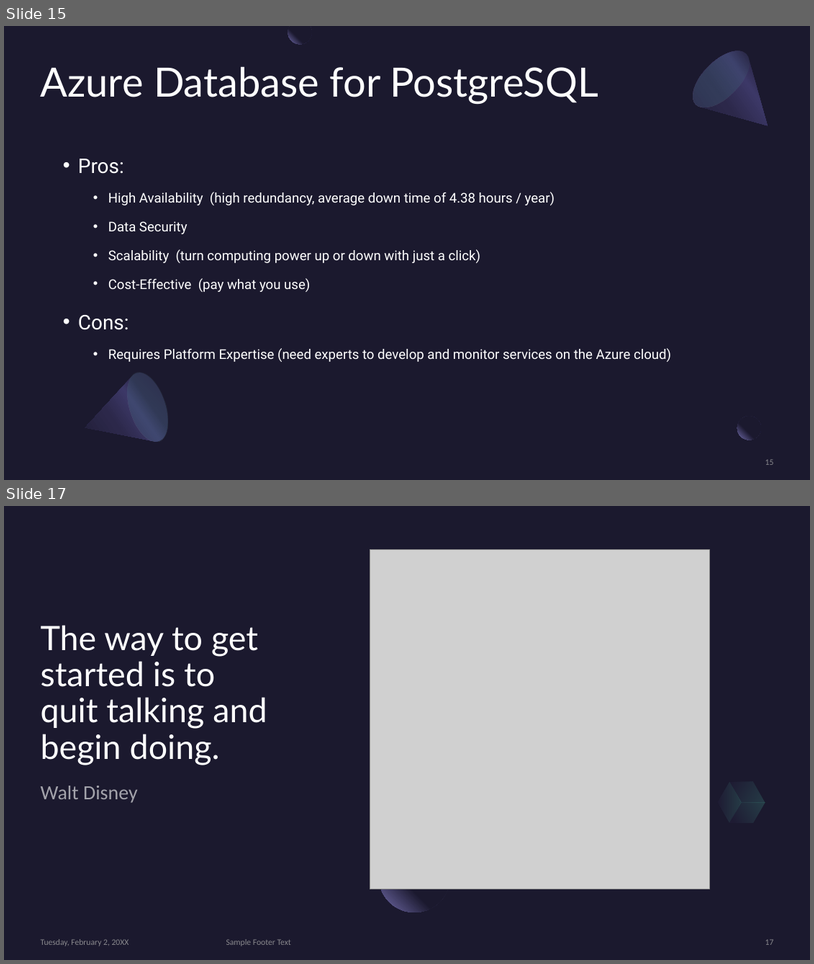
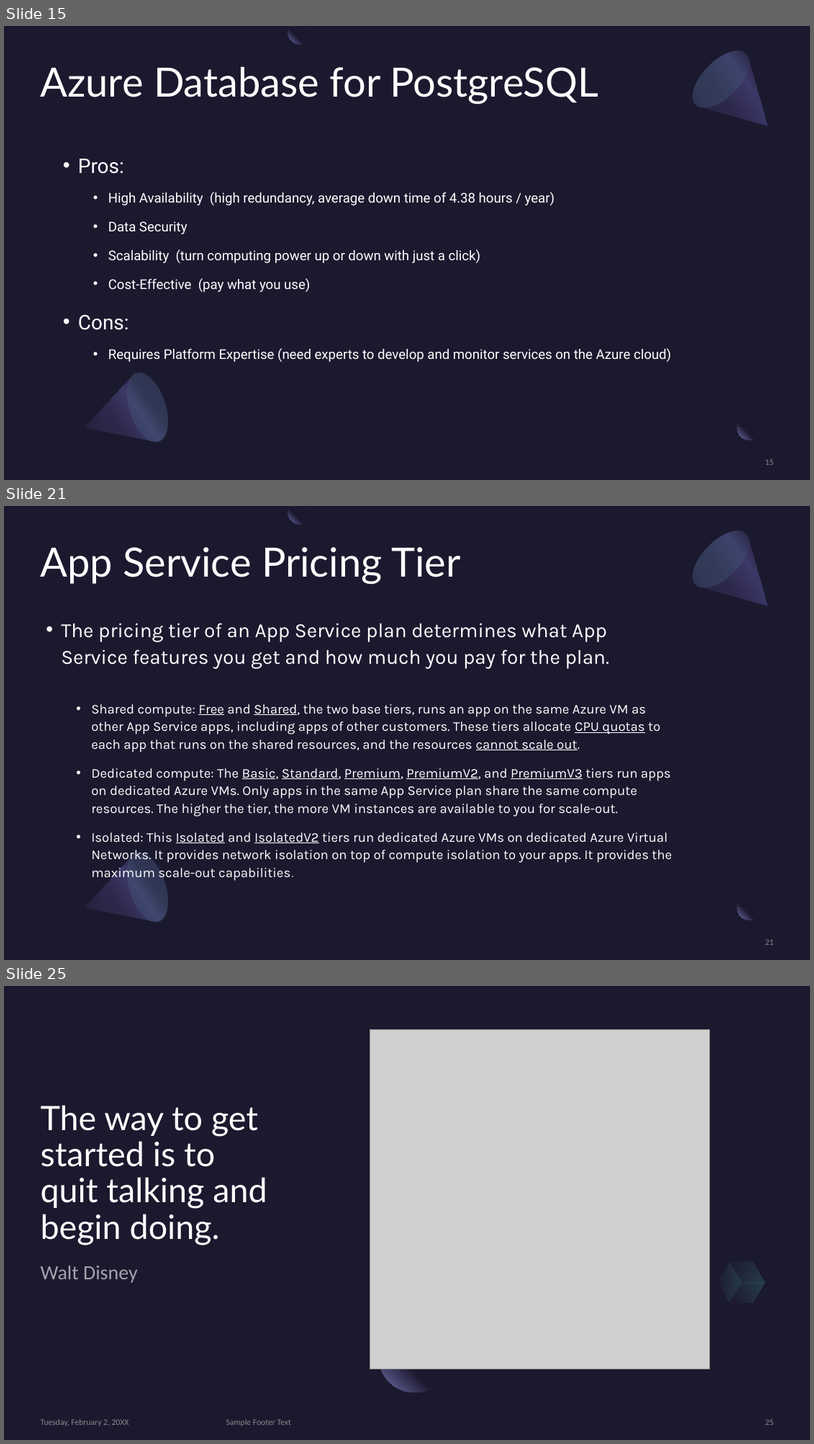
Before and after one commit to BrianChen0527/postgreSQL, a slide deck: MSFT_Azure/Microsoft Azure.pptx. Shown one above the other, each under a label of ours: slides 15 and 17 before the commit, slides 15, 21 and 25 after it; the slides between them are not shown. The pictures are 814x964 and 814x1444 pixels, drawn with LibreOffice and Linux fonts; fonts in the diff are those of the drawing; grey boxes stand for pictures. Boxes give left, top, right and bottom in pixels: in the first picture for what was removed or moved away, otherwise in the second. Text is boxed around its words. In the diff, an @@ line names an element or a change of style, - is before the commit and + after.

Commit message:
working on Azure presentation

```diff
--- a/MSFT_Azure/Microsoft Azure.pptx
+++ b/MSFT_Azure/Microsoft Azure.pptx
@@ slide 21 added at (4,506,810,960), background #1B192E; not listed: 2 template elements that a slide beside it also shows @@
@@ freeform shape added at (288,506,312,524), fill gradient #1B192E to #7771B2 @@
@@ freeform shape added at (684,521,793,631), fill gradient #2C284A to #3C3867 to #1B192E @@
@@ ellipse added at (684,521,759,597), fill gradient #454075 to #5BEFC1 @@
@@ title added at (41,547,460,584), 48 pt, text #FFFFFF @@
+App Service Pricing Tier
@@ text added at (61,623,672,880), 16 pt, text #FFFFFF @@
+• The pricing tier of an App Service plan determines what App Service features you get and how much you pay for the plan.
+  • Shared compute: Free and Shared, the two base tiers, runs an app on the same Azure VM as other App Service apps, including apps of other customers. These tiers allocate CPU quotas to each app that runs on the shared resources, and the resources cannot scale out.
+  • Dedicated compute: The Basic, Standard, Premium, PremiumV2, and PremiumV3 tiers run apps on dedicated Azure VMs. Only apps in the same App Service plan share the same compute resources. The higher the tier, the more VM instances are available to you for scale-out.
+  • Isolated: This Isolated and IsolatedV2 tiers run dedicated Azure VMs on dedicated Azure Virtual Networks. It provides network isolation on top of compute isolation to your apps. It provides the maximum scale-out capabilities.
@@ freeform shape added at (74,847,176,942), fill gradient #2C284A to #3C3867 to #1B192E @@
@@ ellipse added at (120,847,176,926), fill gradient #454075 to #5BEFC1 @@
@@ page number added at (766,939,774,944), 10 pt, text #A6A6A6 at 80% opacity @@
+21
@@ what was slide 17 is now slide 25 @@
@@ page number at (766,1419,774,1424): text changed @@
-17
+25
```
Also in this commit, not shown: 2 slides changed, 8 other slides added, 1 slide removed, 1 other file.
